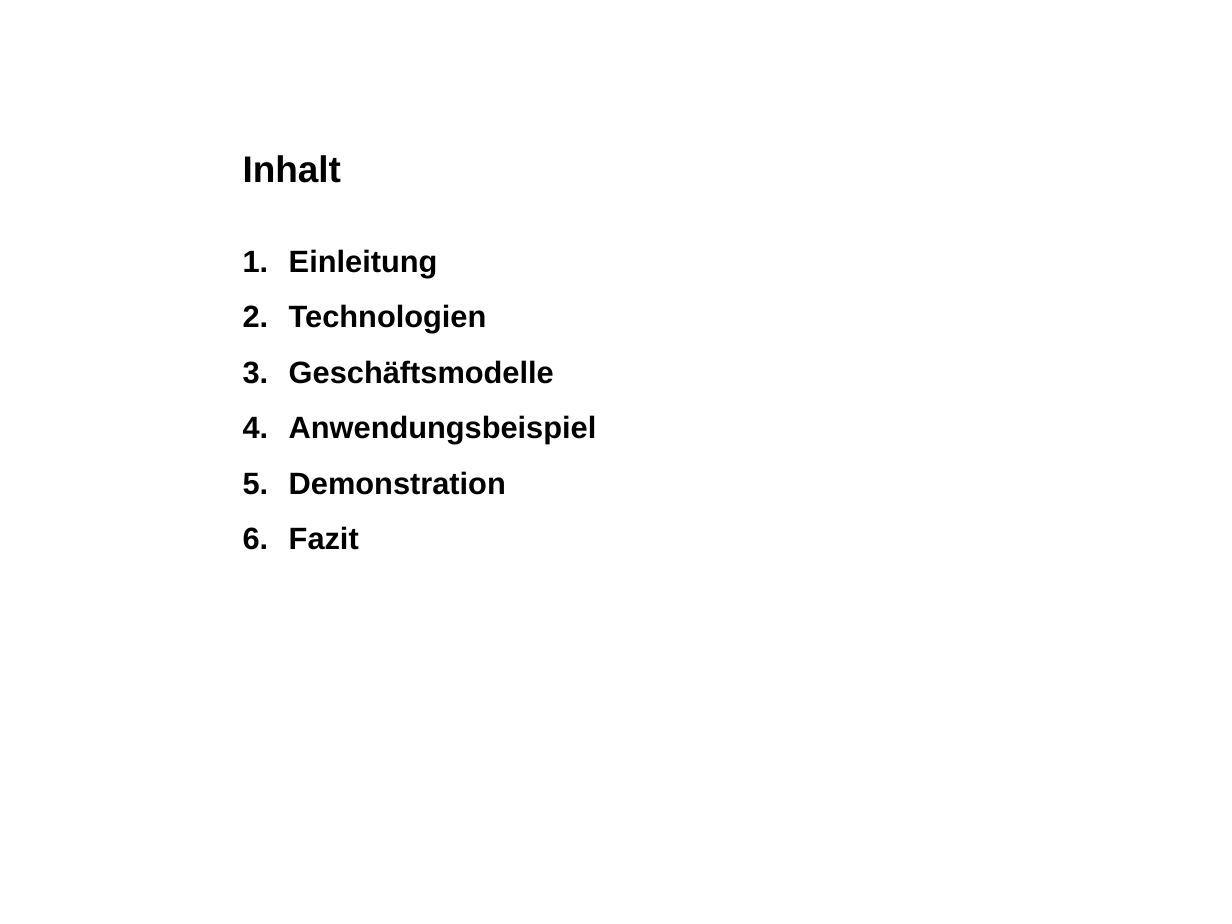
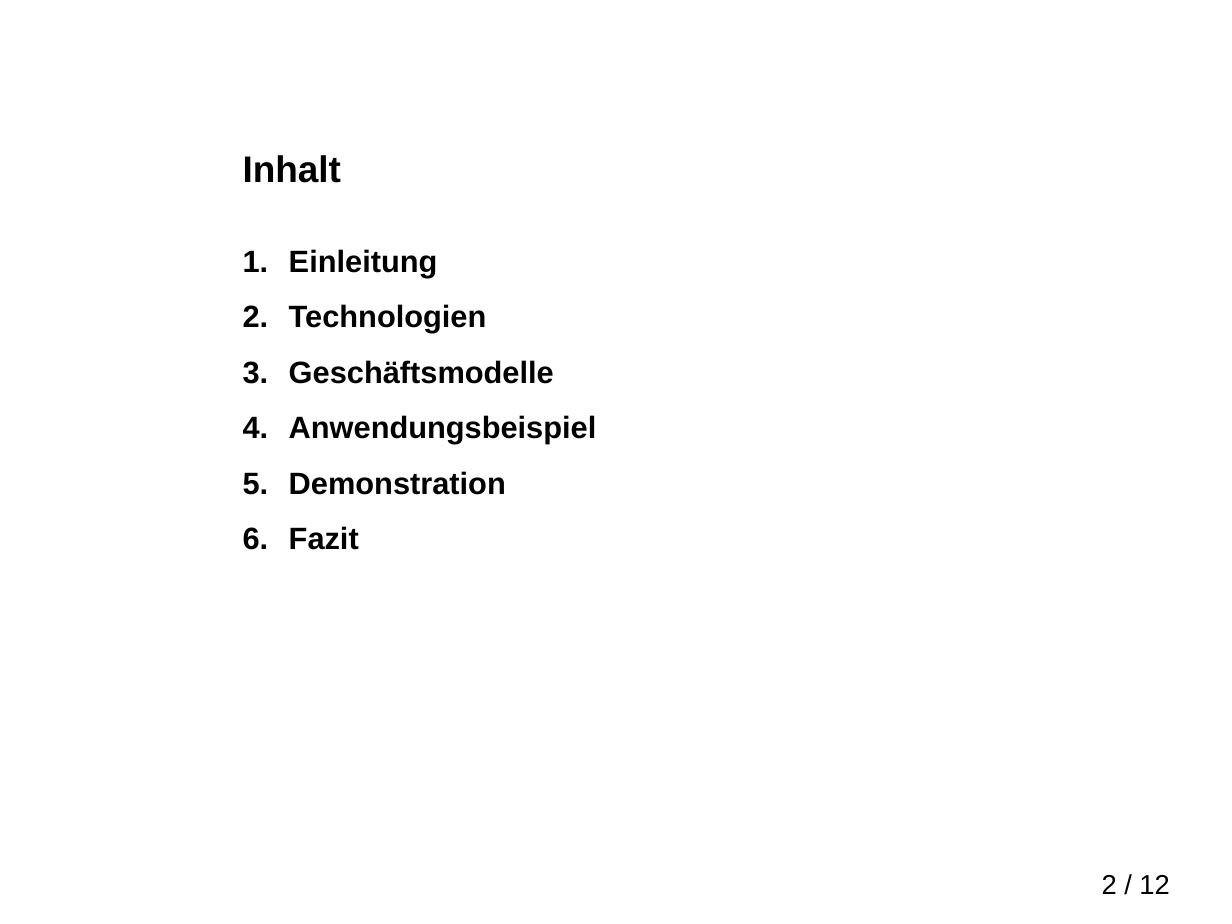
Before and after one commit to martinmoserswiss/LBSSwitzerland, a slide deck: slide 2 of Präsentation/Praesentation_LBS_in_Switzerland.pptx. Drawn at 1232x924 pixels with LibreOffice and Linux fonts; fonts in the diff are those of the drawing; background and template pictures are left out. Boxes give left, top, right and bottom in pixels: in the first picture for what was removed or moved away, otherwise in the second. Text is boxed around its words. In the diff, an @@ line names an element or a change of style, - is before the commit and + after.

```diff
--- a/Präsentation/Praesentation_LBS_in_Switzerland.pptx
+++ b/Präsentation/Praesentation_LBS_in_Switzerland.pptx
@@ page number added at (x1=1102, y1=875, x2=1169, y2=894), 16 pt, text #000000 @@
+2 / 12
```
Also in this commit, not shown: 4 other slides changed, 8 slides added, 3 slides removed, 3 other files.
